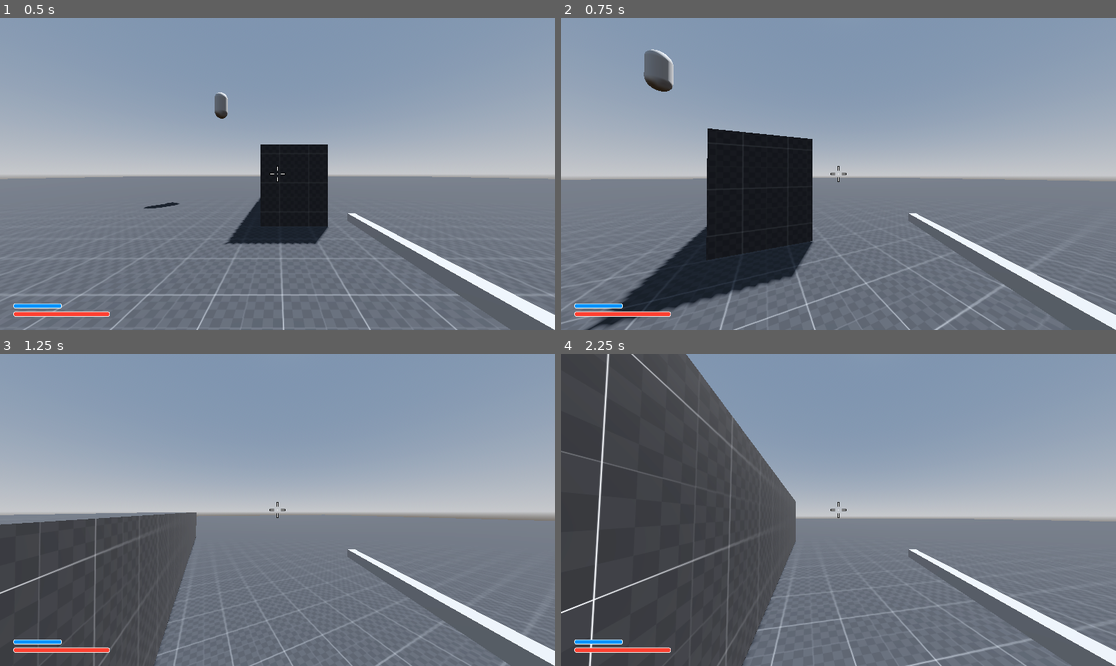
Above: before the commit, frames 1-4 (two rows, left to right).
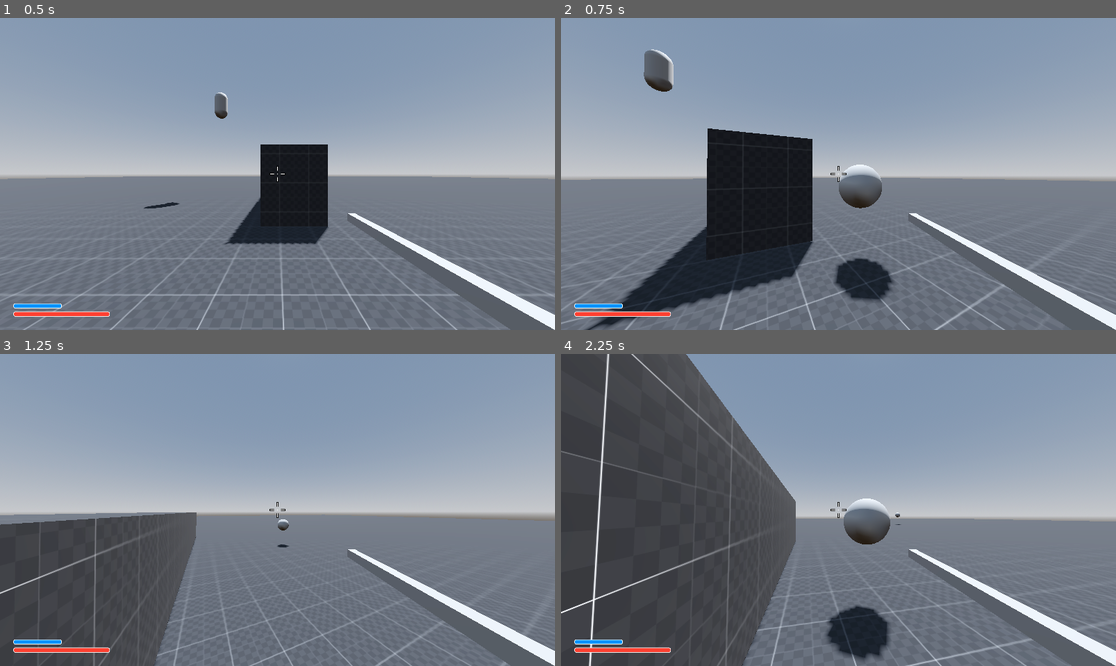
Above: after the commit, the same moments.

Repository: h-valot/Godot_BoomerShooter
Game: Godot game, scene res://Assets/Scenes/S_MovementTest.tscn
Two runs of this game, one before a commit and one after it. Both use one fixed random seed, a clock stepped at 60 frames per second and the inputs below.
Inputs (mouse positions are in pixels of both pictures, inside the frame that each line leads up to):
- Up to frame 1 (0.5 s): no input
- Up to frame 2 (0.75 s): tap Enter at 0.5 s; move the mouse to (866, 174) at 0.52 s; hold W (Forward) from 0.53 s (still down); click (866, 174) at 0.6 s
- Up to frame 3 (1.25 s): keep holding W (Forward); tap Space (Jump) at 0.77 s
- Up to frame 4 (2.25 s): keep holding W (Forward); move the mouse to (810, 510) at 1.27 s; tap Shift (Sprint) at 1.35 s; tap Space (Jump) at 1.52 s; move the mouse to (849, 503) at 2.02 s; click (849, 503) at 2.1 s

Frame 1 is identical in both runs. In frame 2, 1.8% of the frame differs, in the area x 49-60%, y 46-91%; in frame 3, less than 0.1%; in frame 4, 2.4%, in the area x 47-62%, y 46-99%.

Commit message:
Fix impact zone with bullets

Diff:
--- a/Assets/Prefabs/PF_Bullet.tscn
+++ b/Assets/Prefabs/PF_Bullet.tscn
@@ -1,7 +1,6 @@
-[gd_scene load_steps=5 format=3 uid="uid://d23duj43qnji1"]
+[gd_scene load_steps=4 format=3 uid="uid://d23duj43qnji1"]
 
 [ext_resource type="Script" path="res://Assets/Scripts/Weapon/GD_Bullet.gd" id="1_owtxb"]
-[ext_resource type="PackedScene" uid="uid://n8fyongkeppa" path="res://Assets/Prefabs/PF_ImpactZone.tscn" id="2_jg5fy"]
 
 [sub_resource type="SphereMesh" id="SphereMesh_pea6r"]
 
@@ -9,7 +8,6 @@
 
 [node name="PF_Bullet" type="Area3D"]
 script = ExtResource("1_owtxb")
-zone_prefab = ExtResource("2_jg5fy")
 
 [node name="MeshInstance3D" type="MeshInstance3D" parent="."]
 mesh = SubResource("SphereMesh_pea6r")
--- a/Assets/Resources/Items/Weapons/RE_Rifle.tres
+++ b/Assets/Resources/Items/Weapons/RE_Rifle.tres
@@ -14,7 +14,7 @@
 spread = 10.0
 fire_rate = 0.25
 bullet_mesh = ExtResource("1_10eqy")
-hit_scan = true
+hit_scan = false
 interrupts_npc_attack = true
 bullet_damage = 10.0
 bullet_start_speed = 30.0
--- a/Assets/Scripts/Weapon/GD_Bullet.gd
+++ b/Assets/Scripts/Weapon/GD_Bullet.gd
@@ -1,14 +1,12 @@
 extends Area3D
 class_name Bullet
-
-@export_category("References")
-@export var zone_prefab : PackedScene
 
 var _velocity = Vector3.ZERO
 var _weapon_config : WeaponConfig
 var _lifetime : float
 var _initialized : bool = false
 var _causer_type : int
+var _zone_prefab : PackedScene
 
 @onready var mesh_instance_3d = $MeshInstance3D
 @onready var collision_shape_3d = $CollisionShape3D
@@ -16,10 +14,11 @@
 signal collided(collider)
 
 
-func initialize(weapon_config : WeaponConfig, causer_type : int = 0):
+func initialize(weapon_config : WeaponConfig, zone_prefab : PackedScene, causer_type : int = 0):
 
 	_weapon_config = weapon_config
 	_lifetime = _weapon_config.bullet_lifetime
+	_zone_prefab = zone_prefab
 	_velocity = -transform.basis.z * _weapon_config.bullet_start_speed
 	_initialized = true
 	_causer_type = causer_type
@@ -53,27 +52,30 @@
 	if (area as HitBoxComponent):
 
 		if (_weapon_config.create_zone_on_impact):
+			_generate_zone()
+			self.queue_free()
+			return;
 
-			_generate_zone(area.position)
-
-		else:
-
-			# Bullet can not hurt object of their type, expect for NEUTRALs
-			if (_causer_type != 0
-			&& area.health_component.receiver_type == _causer_type):
-				return
-
-			area.health_component.update_current_health(-_weapon_config.bullet_damage, _causer_type)
-			self.queue_free()
+		area.health_component.update_current_health(-_weapon_config.bullet_damage, _causer_type)
+		self.queue_free()
 
 
 
-func _generate_zone(impact_position):
+func _on_body_entered(body : Node3D):
 
-	var new_zone = zone_prefab.instantiate()
-	owner.get_parent().add_child(new_zone)
+	if (!_weapon_config.create_zone_on_impact):
+		return;
 
-	new_zone.position = impact_position
+	_generate_zone()
+	self.queue_free()
+
+
+func _generate_zone():
+
+	var new_zone = _zone_prefab.instantiate()
+	get_parent().add_child(new_zone)
+
+	new_zone.position = global_position
 	new_zone.initialize(
 		_weapon_config.zone_radius,
 		_weapon_config.zone_lifetime,
--- a/Assets/Scripts/Weapon/GD_Weapon.gd
+++ b/Assets/Scripts/Weapon/GD_Weapon.gd
@@ -136,13 +136,13 @@
 	new_bullet = new_bullet as Bullet
 	new_bullet.initialize(
 		_weapon_config,
+		zone_prefab,
 		health_component.receiver_type
 	)
 
 
 func _generate_zone(impact_position):
 
-	print("spawning area")
 	var new_zone = zone_prefab.instantiate()
 	owner.get_parent().add_child(new_zone)
 
